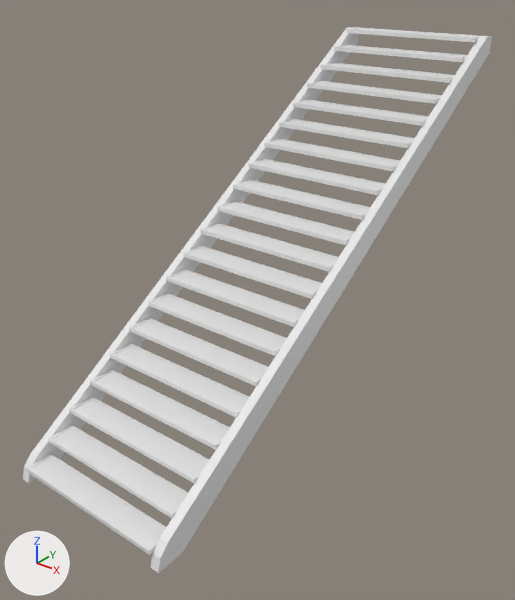
The FBX model Content/StaticMeshes/Ramp.fbx as it was, and as the next commit left it.
One viewpoint serves both versions: a 50 mm lens placed at (4.57, -6.06, 4.91), pointed at (0.01, -0.37, 1.39). Lighting does not change. The marker at lower left points along +X, +Y and +Z. Where no turn or scale is listed for an object, it has been applied to the vertices.
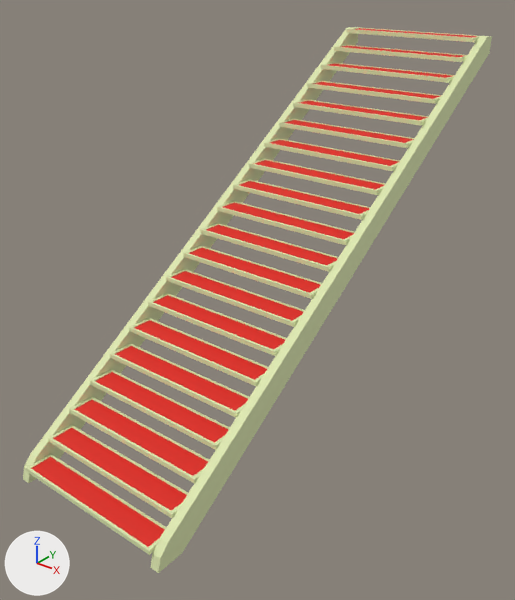
Changed parts and their boxes [x1, y1, x2, y2] in the pictures (515 x 600 px):
part 1 of me_cube_043, recoloured (white to red)
    both: [31, 28, 477, 547]
part 2 of me_cube_043, recoloured (white to green)
    both: [23, 27, 492, 573]

What the commit changed:
Material 'Material.003' (mat_material_003) is new.
Its base color is (0.8, 0.0204, 0.0112) (red #e7271b).
Its roughness is 0.69.
Material 'Material.004' (mat_material_004) is new.
Its base color is (0.726, 0.8, 0.432) (green #dde7b0).
Its roughness is 0.69.
me_cube_043 has 528 vertices, 404 faces and spans x -1.0..1.0, y -3.0..3.0, z -2.07..1.93.
me_cube_043 is used by ob_cube_043; location (0.0, 0.0, 2.08).
me_cube_043 part 1: 40 of the faces centred in x 0.0, y -2.85..2.85, z -1.9..1.92 switch from no material to mat_material_003 (red #e7271b).
me_cube_043 part 2: 364 of the faces centred in x -1.0..1.0, y -3.0..3.0, z -2.07..1.93 switch from no material to mat_material_004 (green #dde7b0).
